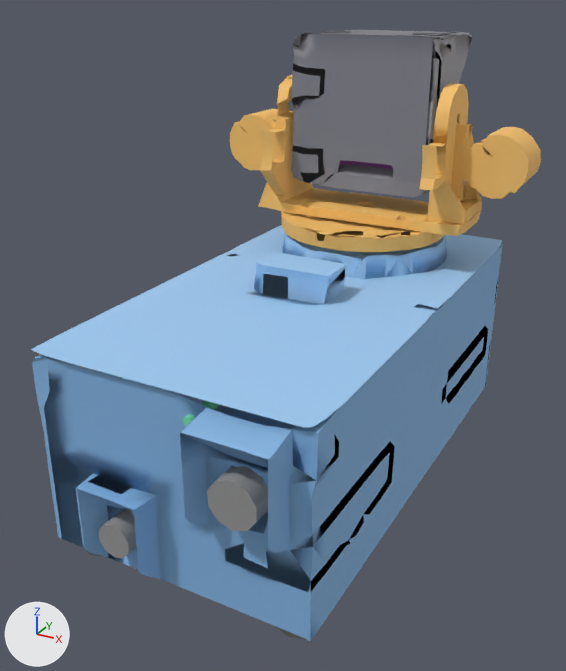
What one commit did to the glTF model simulator3d/inhalte/gehaeuse/gehaeuse_lite.glb.
Rendered twice from a camera (50 mm lens) standing at (0.122, -0.291, 0.043) and looking at (-0.007, -0.057, -0.074). Lighting does not change. The marker at lower left points along +X, +Y and +Z. The older version comes first.

In view in the first picture: 'arm2', 'head', 'jacks', 'lamp1', 'lamp2', 'lid', 'relayjack', 'side', 'tub', 'turntable', 'yoke' and 3 more.
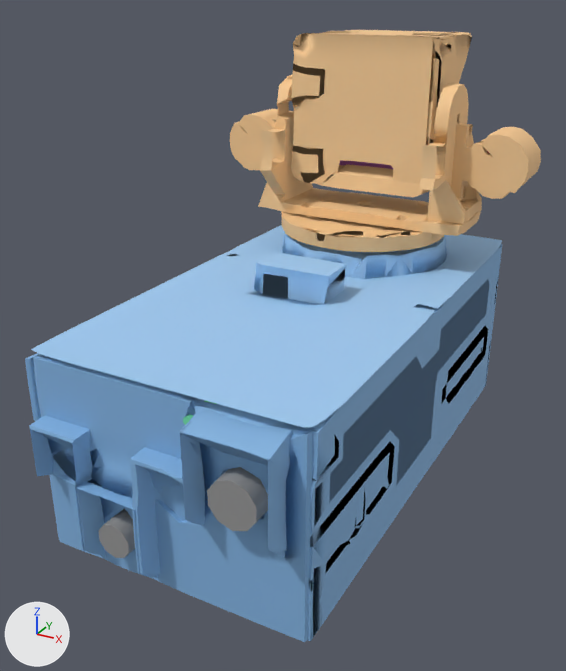
Boxes (x1, y1, x2, y2) around the edits, measured in the pictures (566 x 671 px):
'tub52', added (blue)
    after: (25, 245, 501, 642)
'head', recoloured (grey to beige)
    both: (291, 30, 471, 197)
'yoke', recoloured (orange to beige)
    both: (258, 75, 481, 236)
'lamp2', recoloured (orange to beige)
    both: (451, 124, 541, 201)
'arm2', recoloured (orange to beige)
    both: (419, 83, 482, 224)
'turntable', recoloured (orange to beige)
    both: (281, 193, 444, 252)
'side', recoloured (grey to beige)
    both: (422, 34, 472, 194)
'lamp1', recoloured (orange to beige)
    both: (230, 109, 294, 170)
'tub', unchanged, covered by the edit
    before: (32, 244, 502, 641)
    after: (33, 244, 502, 641)

Edits to the bpy script that builds the scene:
```text
Change mat_turntable:
    mat_turntable.base_color: (0.949, 0.549, 0.149) -> (0.961, 0.604, 0.29)  # orange #f9c46c -> beige #fbcc93
Change mat_yoke:
    mat_yoke.base_color: (0.949, 0.549, 0.149) -> (0.961, 0.604, 0.29)  # orange #f9c46c -> beige #fbcc93
Change mat_head:
    mat_head.base_color: (0.22, 0.22, 0.247) -> (0.961, 0.604, 0.29)  # grey #818188 -> beige #fbcc93
Change mat_side:
    mat_side.base_color: (0.349, 0.349, 0.38) -> (0.961, 0.604, 0.29)  # grey #9f9fa6 -> beige #fbcc93
Change mat_arm2:
    mat_arm2.base_color: (0.949, 0.549, 0.149) -> (0.961, 0.604, 0.29)  # orange #f9c46c -> beige #fbcc93
Change mat_lamp1:
    mat_lamp1.base_color: (0.949, 0.549, 0.149) -> (0.961, 0.604, 0.29)  # orange #f9c46c -> beige #fbcc93
Change mat_lamp2:
    mat_lamp2.base_color: (0.949, 0.549, 0.149) -> (0.961, 0.604, 0.29)  # orange #f9c46c -> beige #fbcc93
Add mat_tub52:
    mat_tub52 = principled_material('tub52')
    mat_tub52.base_color = (0.227, 0.451, 0.749)  # blue #83b3e0
    mat_tub52.roughness = 0.7
Add me_tub52:
    me_tub52.from_pydata(...)  # 1895 vertices, 4086 faces; spans x -0.055..0.048, y -0.15..0.048, z -0.126..-0.057
    me_tub52.materials.append(mat_tub52)  # blue #83b3e0
Add ob_tub52:
    ob_tub52 = bpy.data.objects.new('tub52', me_tub52)
    ob_tub52.location = (0.0, 0.0, 0.0)
```
